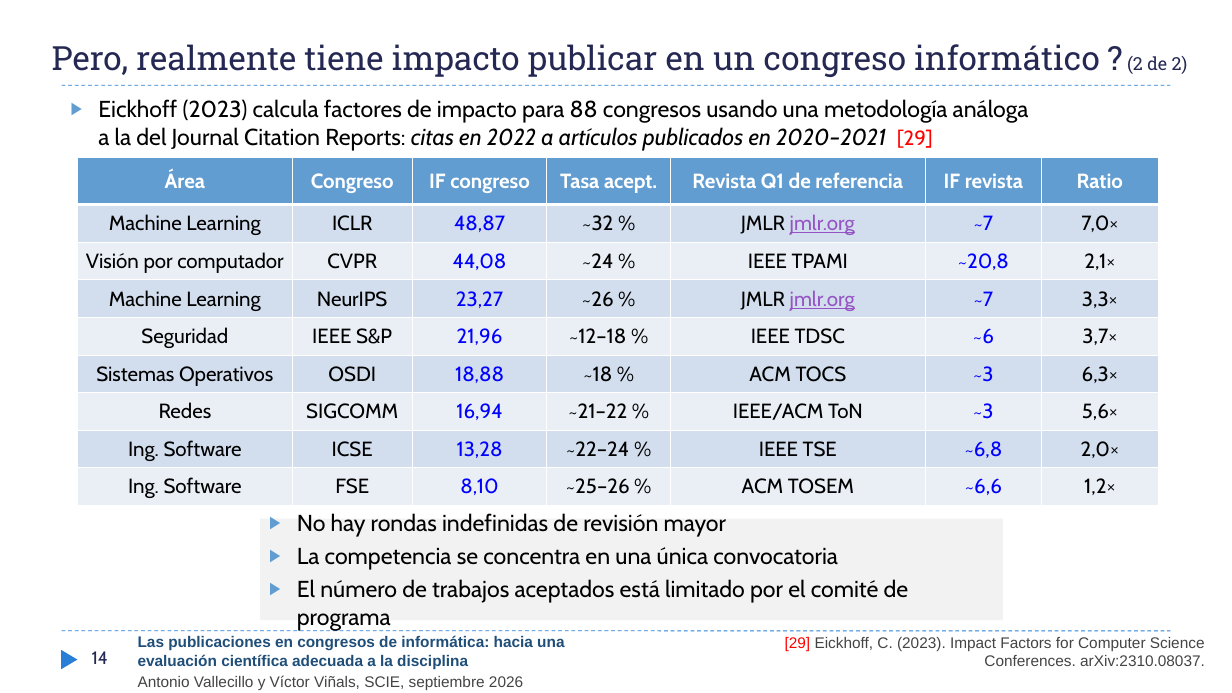
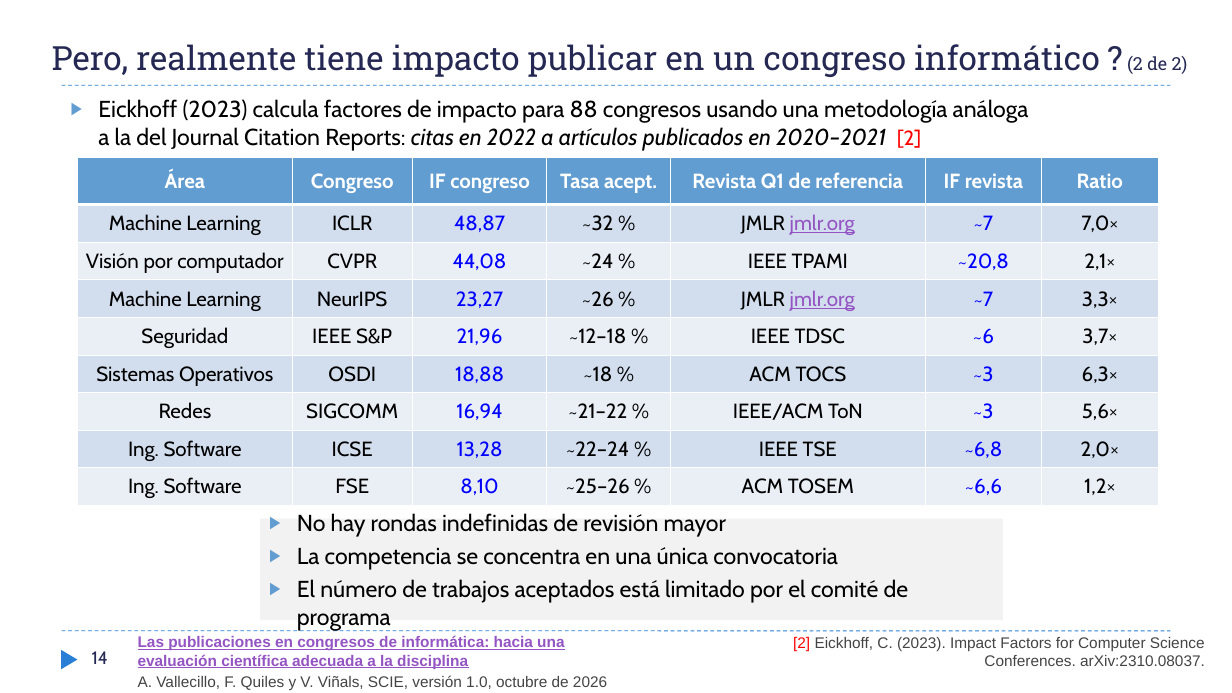
Before and after one commit to AVallecillo/InformeBibliometrico2026, a slide deck: slide 14 of docs/SCIE_JornadaSociedadesCOSCE_24-sept-2026_v05.pptx. Drawn at 1232x693 pixels with LibreOffice and Linux fonts; fonts in the diff are those of the drawing. Boxes give left, top, right and bottom in pixels: in the first picture for what was removed or moved away, otherwise in the second. Text is boxed around its words. In the diff, an @@ line names an element or a change of style, - is before the commit and + after.

```diff
--- a/docs/SCIE_JornadaSociedadesCOSCE_24-sept-2026_v05.pptx
+++ b/docs/SCIE_JornadaSociedadesCOSCE_24-sept-2026_v05.pptx
@@ text at (98, 99, 1029, 151): text changed @@
-▶ Eickhoff (2023) calcula factores de impacto para 88 congresos usando una metodología análoga
-  a la del Journal Citation Reports: citas en 2022 a artículos publicados en 2020–2021 [29]
+▶ Eickhoff (2023) calcula factores de impacto para 88 congresos usando una metodología análoga
+  a la del Journal Citation Reports: citas en 2022 a artículos publicados en 2020–2021 [2]
@@ text at (138, 635, 564, 669): text colour #1F4E79 to #9454C3, underline on in "Las publicaciones en congresos de informática: hacia ..." @@
@@ text at (793, 637, 1205, 666): text changed @@
-[29] Eickhoff, C. (2023). Impact Factors for Computer Science Conferences. arXiv:2310.08037.
+[2] Eickhoff, C. (2023). Impact Factors for Computer Science Conferences. arXiv:2310.08037.
@@ text at (138, 675, 607, 690): text changed @@
-Antonio Vallecillo y Víctor Viñals, SCIE, septiembre 2026
+A. Vallecillo, F. Quiles y V. Viñals, SCIE, versión 1.0, octubre de 2026
```
Also in this commit, not shown: 16 other slides changed, 2 slides added, 1 slide removed, 3 other files.
